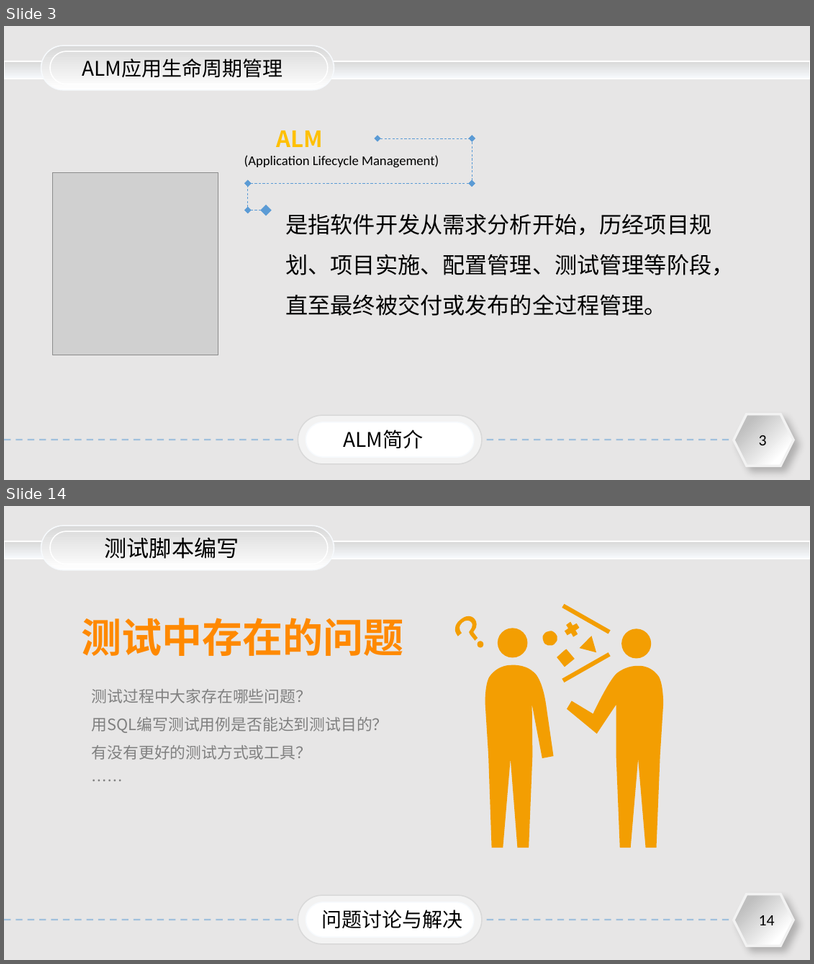
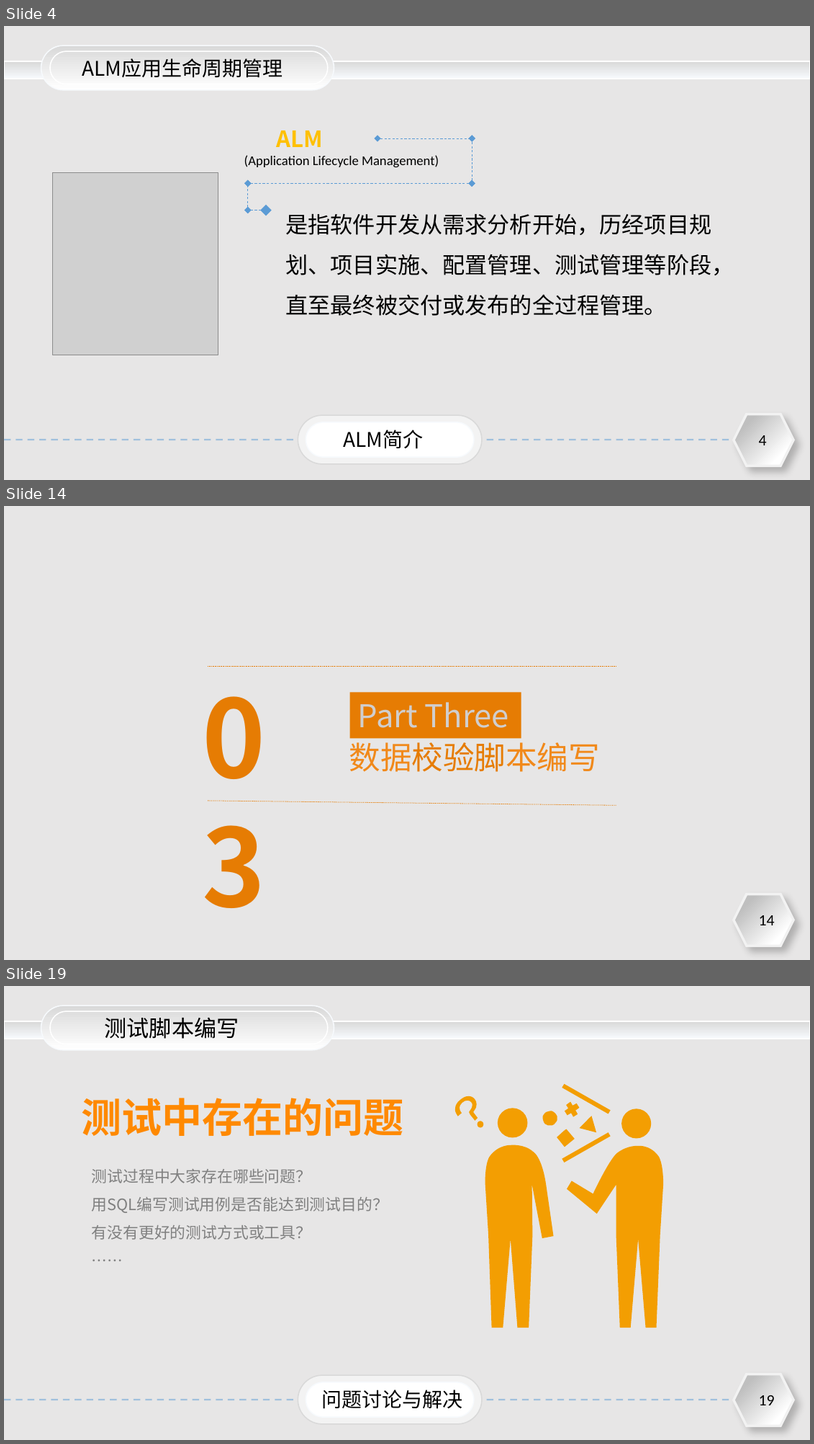
Before and after one commit to jimmyue/skills, a slide deck: 如何用SQL编写测试用例.pptx. Shown one above the other, each under a label of ours: slides 3 and 14 before the commit, slides 4, 14 and 19 after it; the slides between them are not shown. The pictures are 814x964 and 814x1444 pixels, drawn with LibreOffice and Linux fonts; fonts in the diff are those of the drawing; grey boxes stand for pictures. Boxes give left, top, right and bottom in pixels: in the first picture for what was removed or moved away, otherwise in the second. Text is boxed around its words. In the diff, an @@ line names an element or a change of style, - is before the commit and + after.

```diff
--- a/如何用SQL编写测试用例.pptx
+++ b/如何用SQL编写测试用例.pptx
@@ slide 14 added at (x1=4, y1=506, x2=810, y2=960), background #E7E6E6; not listed: 2 template elements that a slide beside it also shows @@
@@ text added at (x1=194, y1=666, x2=320, y2=804), 96 pt, text #E67C03, bold @@
+03
@@ line added from (208, 667) to (617, 667), #E67C03 0.5 pt dashed @@
@@ rectangle added at (x1=350, y1=692, x2=522, y2=739), fill #E67C03, 28 pt, text #D0CECE @@
+Part Three
@@ text added at (x1=350, y1=737, x2=600, y2=772), 28 pt, text #F1891A @@
+数据校验脚本编写
@@ line added from (208, 800) to (617, 806), #E67C03 0.5 pt dashed @@
@@ what was slide 3 is now slide 4 @@
@@ page number at (x1=759, y1=435, x2=767, y2=445): text changed @@
-3
+4
@@ what was slide 14 is now slide 19 @@
@@ page number at (x1=759, y1=1395, x2=775, y2=1405): text changed @@
-14
+19
```
Also in this commit, not shown: 9 slides changed, 7 other slides added, 3 slides removed.
